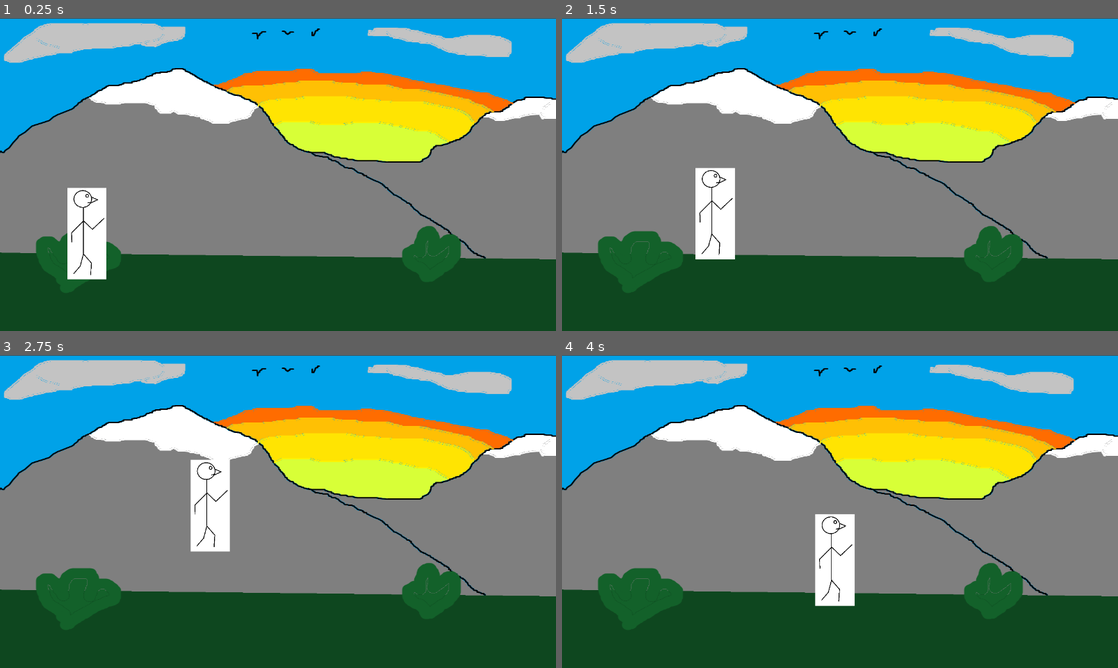
Above: before the commit, frames 1-4 (two rows, left to right).
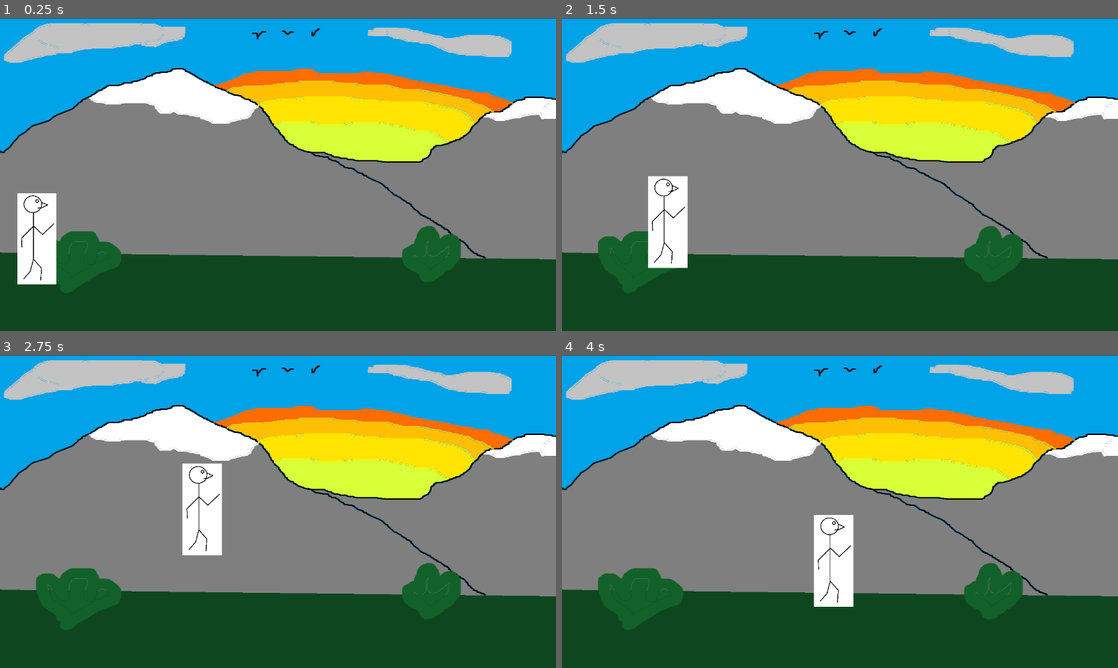
Above: after the commit, the same moments.

Repository: uthorion/Godot_Game
Game: Godot game, scene res://Scenes/map_01.tscn
The game is run twice, just before and just after one commit, with the same random seed, the same clock (stepped at 60 frames per second) and the same inputs. This scene is started directly instead of the project's main scene.
Inputs (mouse positions are in pixels of both pictures, inside the frame that each line leads up to):
- Up to frame 1 (0.25 s): no input
- Up to frame 2 (1.5 s): tap Enter at 0.5 s; move the mouse to (962, 158) at 0.52 s; click (962, 158) at 0.67 s; move the mouse to (728, 190) at 1.27 s; click (728, 190) at 1.42 s
- Up to frame 3 (2.75 s): move the mouse to (333, 442) at 2.02 s; click (333, 442) at 2.17 s
- Up to frame 4 (4 s): move the mouse to (812, 574) at 2.77 s; click (812, 574) at 2.92 s; move the mouse to (1006, 558) at 3.52 s; click (1006, 558) at 3.67 s

The runs differ from the first frame. In frame 1, 4.1% of the frame differs, in the area x 3-20%, y 54-86%; in frame 2, 4.1%, in the area x 15-32%, y 47-80%; in frame 3, 1.3%; in frame 4, 0.5%.

Commit message:
mejoradas las transiciones permitiendo que ahora el personaje cuando pase de una sala a otra reaparezca desde donde viene y no desde el comienzo de la sala

Diff:
--- /dev/null
+++ b/juego_aventura_grafica/Scenes/map_00.tscn
@@ -0,0 +1,33 @@
+[gd_scene load_steps=6 format=3 uid="uid://bar1u2h8p4h4p"]
+
+[ext_resource type="Script" uid="uid://bh68lar16n0l7" path="res://Scrips/map_00.gd" id="1_uo0p6"]
+[ext_resource type="Texture2D" uid="uid://osjbagj6kgoi" path="res://Assets/Backgrounds/fondo.png" id="2_7u7ch"]
+[ext_resource type="PackedScene" uid="uid://cp1wqm0w7ygb1" path="res://Objects/interactive_lamp.tscn" id="3_s5kgr"]
+[ext_resource type="PackedScene" uid="uid://bfqr1a7xaiqm5" path="res://Characters/player.tscn" id="4_uc0oj"]
+[ext_resource type="PackedScene" uid="uid://da4spyavvn1iy" path="res://transition_area.tscn" id="5_ke8oh"]
+
+[node name="Map_00" type="Node2D"]
+script = ExtResource("1_uo0p6")
+
+[node name="Sprite2D" type="Sprite2D" parent="."]
+position = Vector2(643.5, 361)
+scale = Vector2(1.14375, 1)
+texture = ExtResource("2_7u7ch")
+
+[node name="InteractiveLamp" parent="." instance=ExtResource("3_s5kgr")]
+position = Vector2(1062, 342)
+scale = Vector2(1.8, 1.8)
+
+[node name="Player" parent="." instance=ExtResource("4_uc0oj")]
+position = Vector2(1186, 452)
+scale = Vector2(0.35, 0.35)
+
+[node name="TransitionArea" parent="." instance=ExtResource("5_ke8oh")]
+position = Vector2(1273, 480)
+target_scene = "res://Scenes/map_01.tscn"
+
+[node name="Entry_from_map_01" type="Marker2D" parent="."]
+position = Vector2(1182, 492)
+
+[node name="Entry_from_map_00" type="Marker2D" parent="."]
+position = Vector2(63, 500)
--- a/juego_aventura_grafica/Scenes/map_01.tscn
+++ b/juego_aventura_grafica/Scenes/map_01.tscn
@@ -1,10 +1,12 @@
-[gd_scene load_steps=4 format=3 uid="uid://dnpe777riasbf"]
+[gd_scene load_steps=5 format=3 uid="uid://dnpe777riasbf"]
 
+[ext_resource type="Script" uid="uid://cayjo3ryb8ojd" path="res://Scrips/map_01.gd" id="1_5230n"]
 [ext_resource type="Texture2D" uid="uid://c0rx0gbddncvu" path="res://Assets/Backgrounds/Map_01.png" id="1_ph8ol"]
 [ext_resource type="PackedScene" uid="uid://bfqr1a7xaiqm5" path="res://Characters/player.tscn" id="2_pxd2v"]
 [ext_resource type="PackedScene" uid="uid://da4spyavvn1iy" path="res://transition_area.tscn" id="3_iq20c"]
 
 [node name="Map_01" type="Node2D"]
+script = ExtResource("1_5230n")
 
 [node name="Sprite2D" type="Sprite2D" parent="."]
 position = Vector2(640.5, 362)
@@ -12,13 +14,19 @@
 texture = ExtResource("1_ph8ol")
 
 [node name="Player" parent="." instance=ExtResource("2_pxd2v")]
-position = Vector2(200, 496)
+position = Vector2(85, 508)
 scale = Vector2(0.35, 0.35)
 
 [node name="TransitionArea" parent="." instance=ExtResource("3_iq20c")]
 position = Vector2(9, 534)
-target_scene = "res://Scenes/salon_prueba.tscn"
+target_scene = "res://Scenes/map_00.tscn"
 
 [node name="TransitionArea2" parent="." instance=ExtResource("3_iq20c")]
 position = Vector2(1271, 547)
 target_scene = "res://Scenes/map_02.tscn"
+
+[node name="entry_from_map_00" type="Marker2D" parent="."]
+position = Vector2(77, 552)
+
+[node name="entry_from_map_02" type="Marker2D" parent="."]
+position = Vector2(1189, 553)
--- a/juego_aventura_grafica/Scenes/map_02.tscn
+++ b/juego_aventura_grafica/Scenes/map_02.tscn
@@ -1,10 +1,12 @@
-[gd_scene load_steps=4 format=3 uid="uid://bsot05fhpvkl5"]
+[gd_scene load_steps=5 format=3 uid="uid://bsot05fhpvkl5"]
 
 [ext_resource type="PackedScene" uid="uid://bfqr1a7xaiqm5" path="res://Characters/player.tscn" id="1_fqutl"]
 [ext_resource type="Texture2D" uid="uid://ckxbvl1q66pmd" path="res://Assets/Backgrounds/Map_02.png" id="1_jlmp0"]
+[ext_resource type="Script" uid="uid://l5ie56yhfau8" path="res://Scrips/map_02.gd" id="1_wrx0p"]
 [ext_resource type="PackedScene" uid="uid://da4spyavvn1iy" path="res://transition_area.tscn" id="2_ogrm6"]
 
 [node name="Map_02" type="Node2D"]
+script = ExtResource("1_wrx0p")
 
 [node name="Sprite2D" type="Sprite2D" parent="."]
 position = Vector2(640, 358)
@@ -18,3 +20,6 @@
 [node name="TransitionArea" parent="." instance=ExtResource("2_ogrm6")]
 position = Vector2(9, 564)
 target_scene = "res://Scenes/map_01.tscn"
+
+[node name="entry_from_map_01" type="Marker2D" parent="."]
+position = Vector2(76, 548)
--- a/juego_aventura_grafica/Scenes/salon_prueba.tscn
+++ /dev/null
@@ -1,27 +0,0 @@
-[gd_scene load_steps=6 format=3 uid="uid://bar1u2h8p4h4p"]
-
-[ext_resource type="Texture2D" uid="uid://osjbagj6kgoi" path="res://Assets/Backgrounds/fondo.png" id="1_lwb7i"]
-[ext_resource type="Script" uid="uid://bh68lar16n0l7" path="res://Scrips/salon_prueba.gd" id="1_xw4nf"]
-[ext_resource type="PackedScene" uid="uid://cp1wqm0w7ygb1" path="res://Objects/interactive_lamp.tscn" id="2_saufs"]
-[ext_resource type="PackedScene" uid="uid://bfqr1a7xaiqm5" path="res://Characters/player.tscn" id="3_m48ot"]
-[ext_resource type="PackedScene" uid="uid://da4spyavvn1iy" path="res://transition_area.tscn" id="5_xw4nf"]
-
-[node name="Salon_prueba" type="Node2D"]
-script = ExtResource("1_xw4nf")
-
-[node name="Sprite2D" type="Sprite2D" parent="."]
-position = Vector2(643.5, 361)
-scale = Vector2(1.14375, 1)
-texture = ExtResource("1_lwb7i")
-
-[node name="InteractiveLamp" parent="." instance=ExtResource("2_saufs")]
-position = Vector2(1062, 342)
-scale = Vector2(1.8, 1.8)
-
-[node name="Player" parent="." instance=ExtResource("3_m48ot")]
-position = Vector2(1154, 453)
-scale = Vector2(0.35, 0.35)
-
-[node name="TransitionArea" parent="." instance=ExtResource("5_xw4nf")]
-position = Vector2(1273, 480)
-target_scene = "res://Scenes/map_01.tscn"
--- /dev/null
+++ b/juego_aventura_grafica/Scrips/GameState.gd
@@ -0,0 +1,3 @@
+extends Node
+
+var previous_scene: String = ""
--- /dev/null
+++ b/juego_aventura_grafica/Scrips/map_00.gd
@@ -0,0 +1,10 @@
+extends Node2D
+
+func _ready():
+	var from_scene = GAMESTATE.previous_scene.get_file().get_basename()
+	var marker_name = "entry_from_%s" % from_scene
+
+	if has_node(marker_name):
+		$Player.global_position = get_node(marker_name).global_position
+	else:
+		print("No se encontró punto de entrada desde:", from_scene)
--- /dev/null
+++ b/juego_aventura_grafica/Scrips/map_01.gd
@@ -0,0 +1,10 @@
+extends Node2D
+
+func _ready():
+	var from_scene = GAMESTATE.previous_scene.get_file().get_basename()
+	var marker_name = "entry_from_%s" % from_scene
+
+	if has_node(marker_name):
+		$Player.global_position = get_node(marker_name).global_position
+	else:
+		print("No se encontró punto de entrada desde:", from_scene)
--- /dev/null
+++ b/juego_aventura_grafica/Scrips/map_02.gd
@@ -0,0 +1,10 @@
+extends Node2D
+
+func _ready():
+	var from_scene = GAMESTATE.previous_scene.get_file().get_basename()
+	var marker_name = "entry_from_%s" % from_scene
+
+	if has_node(marker_name):
+		$Player.global_position = get_node(marker_name).global_position
+	else:
+		print("No se encontró punto de entrada desde:", from_scene)
--- a/juego_aventura_grafica/Scrips/salon_prueba.gd
+++ /dev/null
@@ -1,4 +0,0 @@
-extends Node2D
-
-func _ready():
-	pass
--- a/juego_aventura_grafica/Scrips/transition_area.gd
+++ b/juego_aventura_grafica/Scrips/transition_area.gd
@@ -29,6 +29,7 @@
 	dialog.popup_centered()
 
 func _on_choice_yes():
+	GAMESTATE.previous_scene = get_tree().current_scene.scene_file_path
 	get_tree().change_scene_to_file(target_scene)
 
 func _on_choice_no():
--- a/juego_aventura_grafica/project.godot
+++ b/juego_aventura_grafica/project.godot
@@ -17,7 +17,7 @@
 
 [autoload]
 
-DialogManager="*res://Singletons/DialogManager.gd"
+GAMESTATE="*res://Scrips/GameState.gd"
 
 [display]
 
Not shown, added: juego_aventura_grafica/Scrips/GameState.gd.uid
Renamed: juego_aventura_grafica/Scrips/salon_prueba.gd.uid -> juego_aventura_grafica/Scrips/map_00.gd.uid
Not shown, added: juego_aventura_grafica/Scrips/map_01.gd.uid
Not shown, added: juego_aventura_grafica/Scrips/map_02.gd.uid
